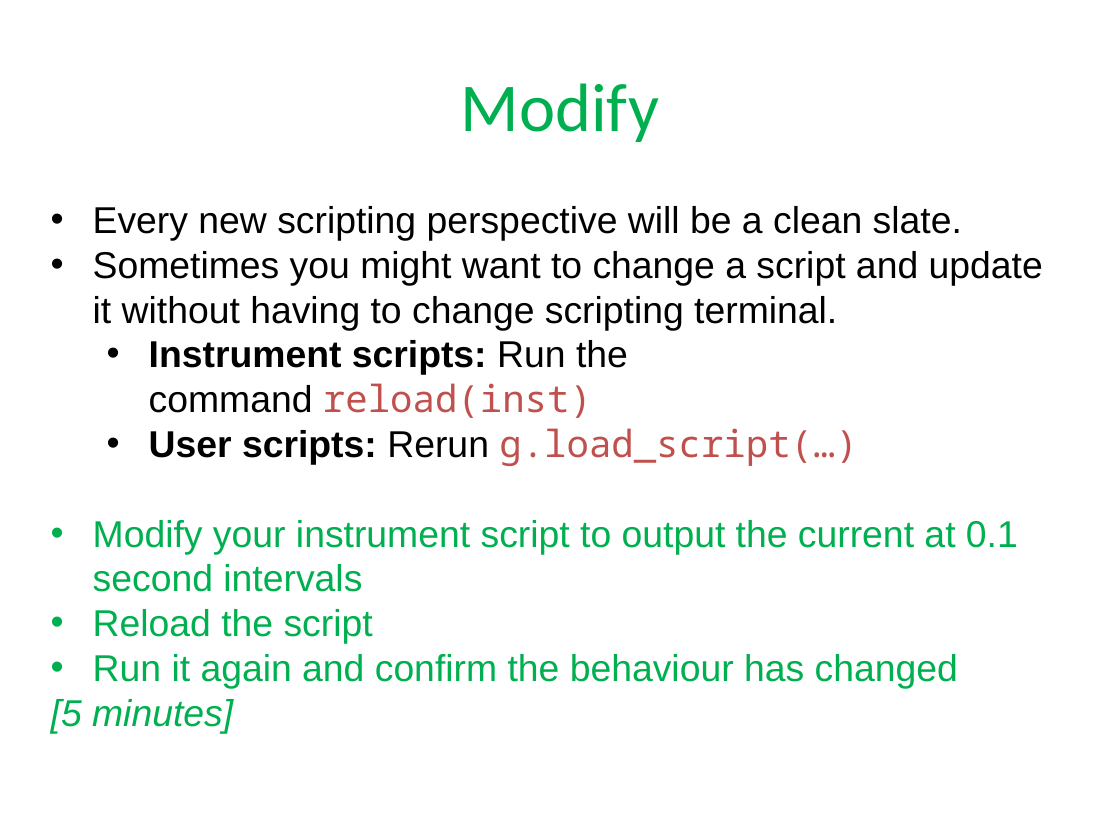
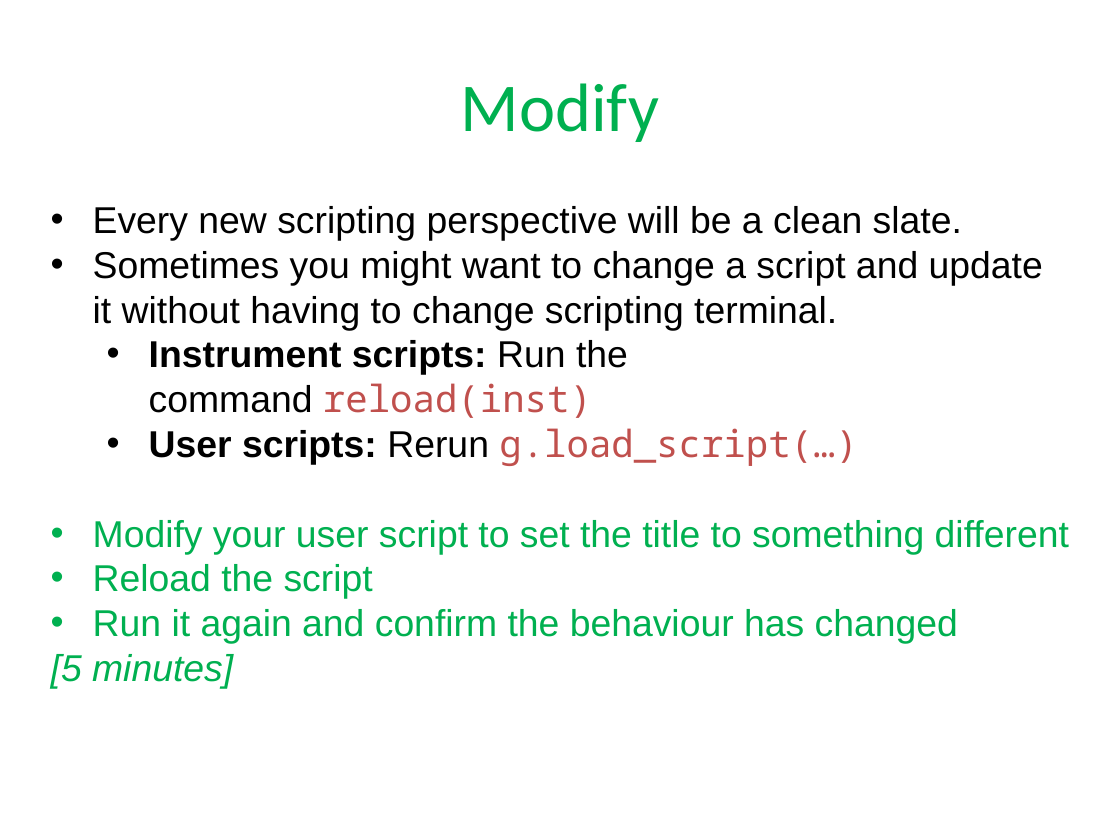
Before and after one commit to ISISComputingGroup/ibex_user_manual, a slide deck: slide 30 of genie_python_and_ibex/genie_python_and_ibex.pptx. Drawn at 1120x840 pixels with LibreOffice and Linux fonts; fonts in the diff are those of the drawing; background and template pictures are left out. Boxes give left, top, right and bottom in pixels: in the first picture for what was removed or moved away, otherwise in the second. Text is boxed around its words. In the diff, an @@ line names an element or a change of style, - is before the commit and + after.

```diff
--- a/genie_python_and_ibex/genie_python_and_ibex.pptx
+++ b/genie_python_and_ibex/genie_python_and_ibex.pptx
@@ text at <box>93,520,1069,554</box>: text changed @@
-• Modify your instrument script to output the current at 0.1 second intervals
+• Modify your user script to set the title to something different
```
Also in this commit, not shown: 7 other slides changed, 2 slides added, 2 slides removed.
